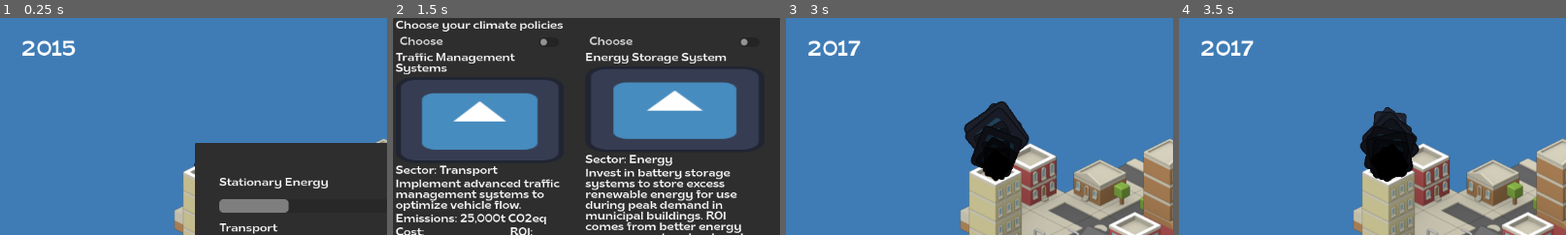
Above: before the commit, frames 1-4 (left to right).
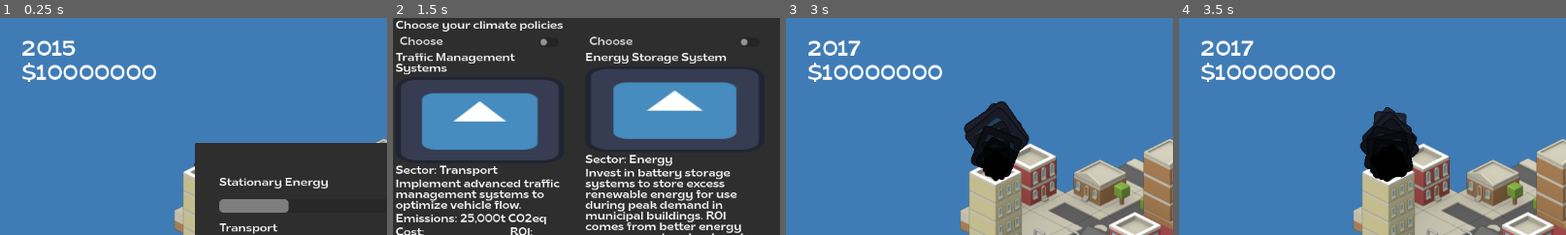
Above: after the commit, the same moments.

Repository: Open-Earth-Foundation/emissionary_game
Game: Godot game, scene res://scenes/game.tscn
Same seed, same stepped clock (60 frames per second), same inputs: the game is played once before the commit and once after it. The engine's default icon, where the game draws it, is replaced by a stand-in: a white triangle on a blue panel in a dark square.
Inputs:
- Up to frame 1 (0.25 s): no input
- Up to frame 2 (1.5 s): click "Next Year" at 0.5 s; click "Next Year" at 1.25 s
- Up to frame 3 (3 s): click "Choose" at 2 s; click "Apply" at 2.75 s
- Up to frame 4 (3.5 s): no input
The pictures show only the part of the screen within x 0-50%, y 0-50%; the shares and areas given below are measured in that part.

The runs differ from the first frame. In frame 1, 1.3% of the frame differs, in the area x 5-41%, y 20-30%; in frame 2, nothing differs; in frame 3, 1.3%; in frame 4, 1.3%.

Commit message:
Add money label

Diff:
--- a/scenes/game.tscn
+++ b/scenes/game.tscn
@@ -71,13 +71,24 @@
 theme_override_constants/margin_right = 32
 theme_override_constants/margin_bottom = 32
 
-[node name="YearLabel" type="Label" parent="UI/MarginContainer"]
+[node name="VBoxContainer2" type="VBoxContainer" parent="UI/MarginContainer"]
+layout_mode = 2
+
+[node name="YearLabel" type="Label" parent="UI/MarginContainer/VBoxContainer2"]
 unique_name_in_owner = true
 layout_mode = 2
 size_flags_horizontal = 0
 size_flags_vertical = 0
 theme_override_font_sizes/font_size = 32
 text = "2015"
+
+[node name="MoneyLabel" type="Label" parent="UI/MarginContainer/VBoxContainer2"]
+unique_name_in_owner = true
+layout_mode = 2
+size_flags_horizontal = 0
+size_flags_vertical = 0
+theme_override_font_sizes/font_size = 32
+text = "$10000000"
 
 [node name="VBoxContainer" type="VBoxContainer" parent="UI/MarginContainer"]
 layout_mode = 2
